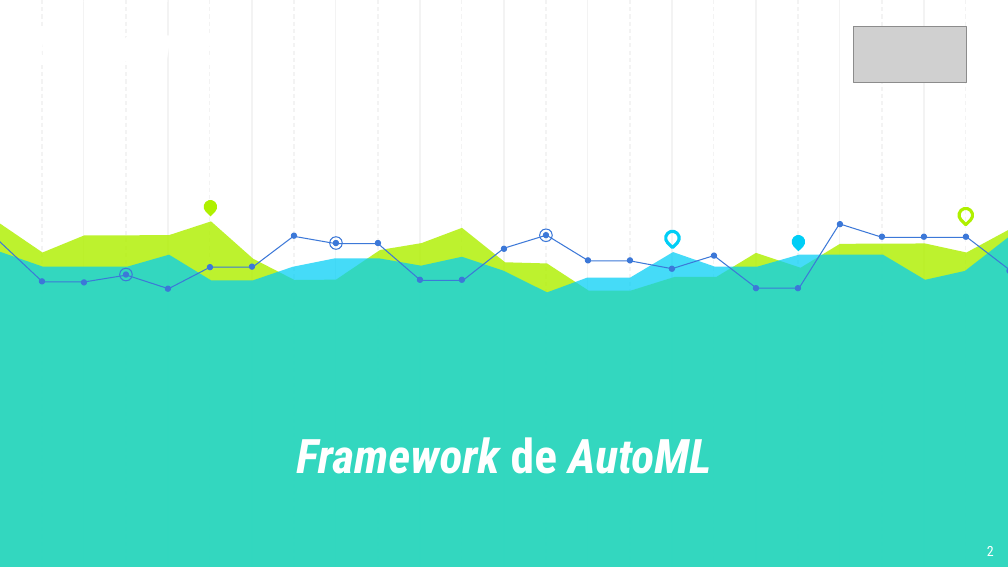
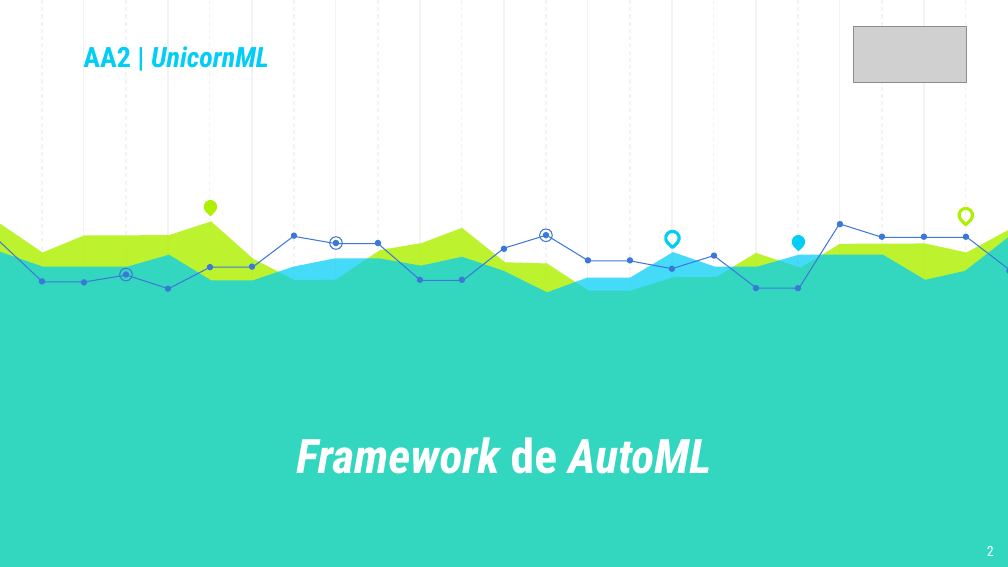
Before and after one commit to Nelson198/AA2, a slide deck: slide 2 of Presentation/Presentation.pptx. Drawn at 1008x567 pixels with LibreOffice and Linux fonts; fonts in the diff are those of the drawing; grey boxes stand for pictures. Boxes give left, top, right and bottom in pixels: in the first picture for what was removed or moved away, otherwise in the second. Text is boxed around its words. In the diff, an @@ line names an element or a change of style, - is before the commit and + after.

```diff
--- a/Presentation/Presentation.pptx
+++ b/Presentation/Presentation.pptx
@@ text "AA2 | UnicornML": place and size @@
-text "AA2 | UnicornML" at <box>0,31,285,83</box>
+text "AA2 | UnicornML" at <box>83,46,269,68</box>
@@ text "AA2 | UnicornML" at <box>83,46,269,68</box>: size 36 to 20 pt, text colour #FFFFFF to #00CEF6 @@
```
Also in this commit, not shown: 13 other slides changed.
